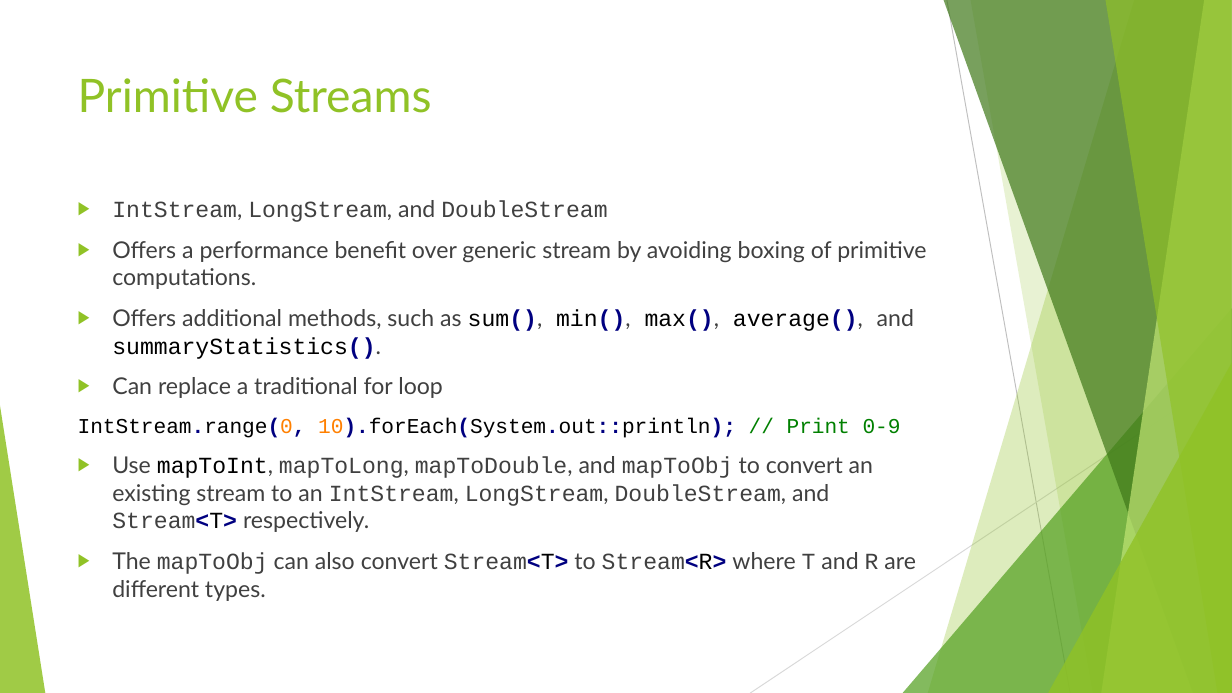
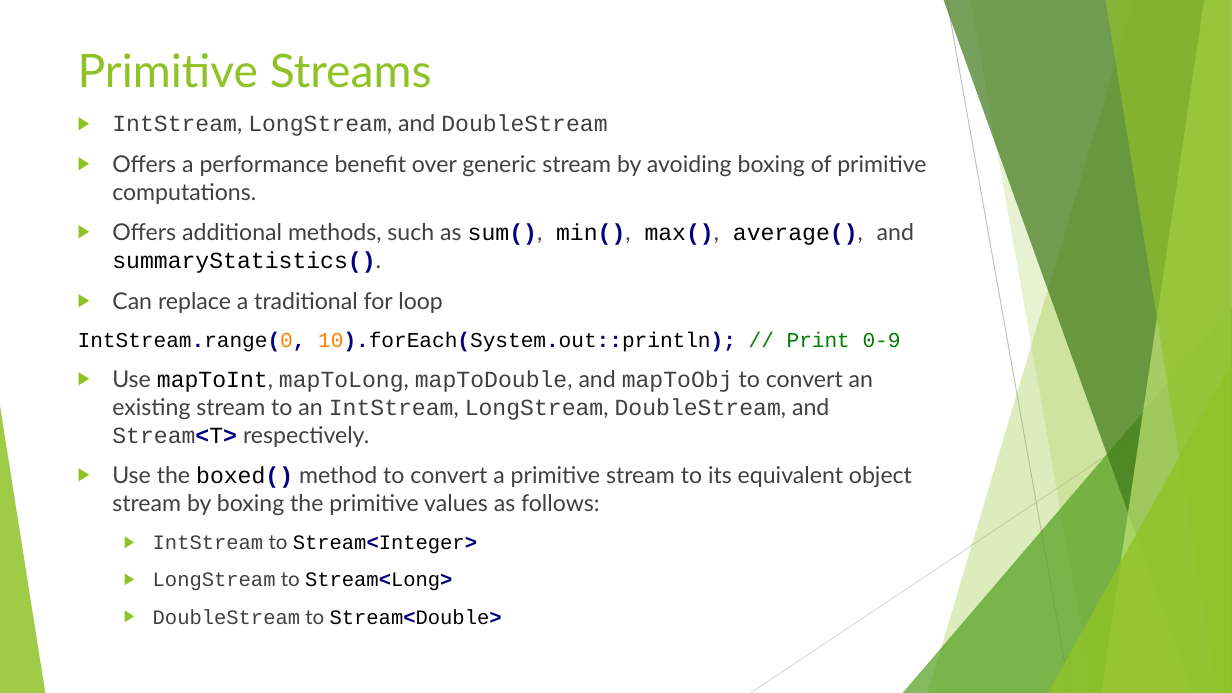
Before and after one commit to RichardRoda/2017-CodePaLOUsa-Lambda, a slide deck: slide 20 of Learning to Love the Lambda in the Stream.pptx (slide 19 before the commit). Drawn at 1232x693 pixels with LibreOffice and Linux fonts; fonts in the diff are those of the drawing. Boxes give left, top, right and bottom in pixels: in the first picture for what was removed or moved away, otherwise in the second. Text is boxed around its words. In the diff, an @@ line names an element or a change of style, - is before the commit and + after.

Commit message:
Various changes - Add unit testing strategies: builder pattern to add intermediate operation to stream, or decorator to decorate functional lambdas with testing logic.  Add slide about method references.

```diff
--- a/Learning to Love the Lambda in the Stream.pptx
+++ b/Learning to Love the Lambda in the Stream.pptx
@@ title "Primitive Streams": place and size @@
-title "Primitive Streams" at (78,78,432,113)
+title "Primitive Streams" at (78,53,432,88)
@@ text "IntStream, LongStream, and DoubleStream": place and size @@
-text "IntStream, LongStream, and DoubleStream" at (78,200,926,601)
+text "IntStream, LongStream, and DoubleStream" at (78,114,926,625)
@@ text at (112,466,912,625): text changed @@
-▶ The mapToObj can also convert Stream<T> to Stream<R> where T and R are different types.
+▶ Use the boxed() method to convert a primitive stream to its equivalent object stream by boxing the primitive values as follows:
+  ▶ IntStream to Stream<Integer>
+  ▶ LongStream to Stream<Long>
+  ▶ DoubleStream to Stream<Double>
```
Also in this commit, not shown: 11 other slides changed, 10 slides added, 5 other files.
